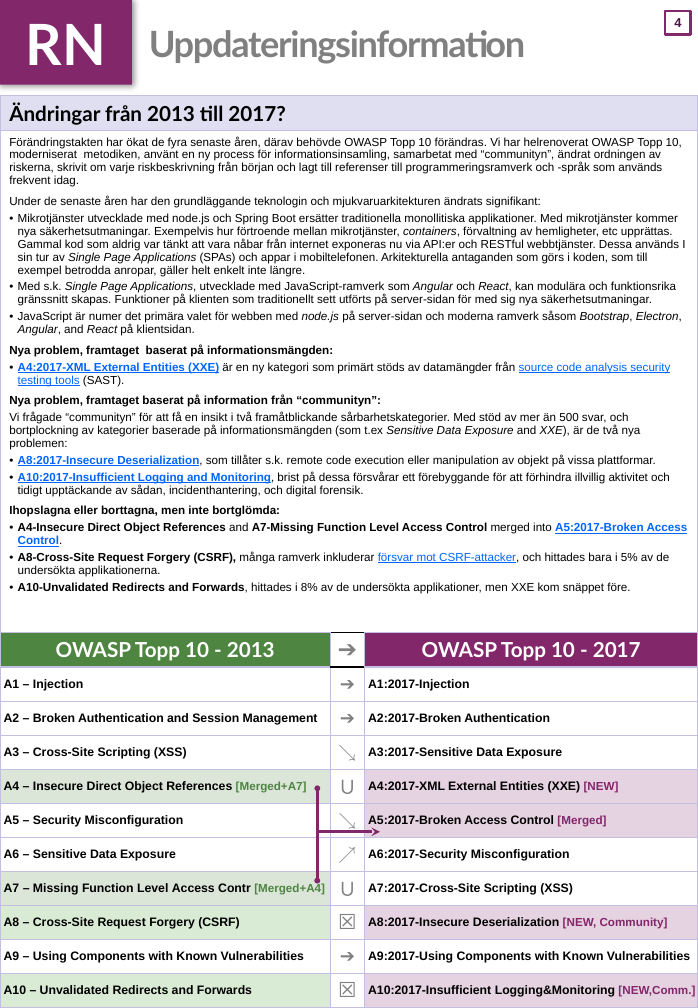
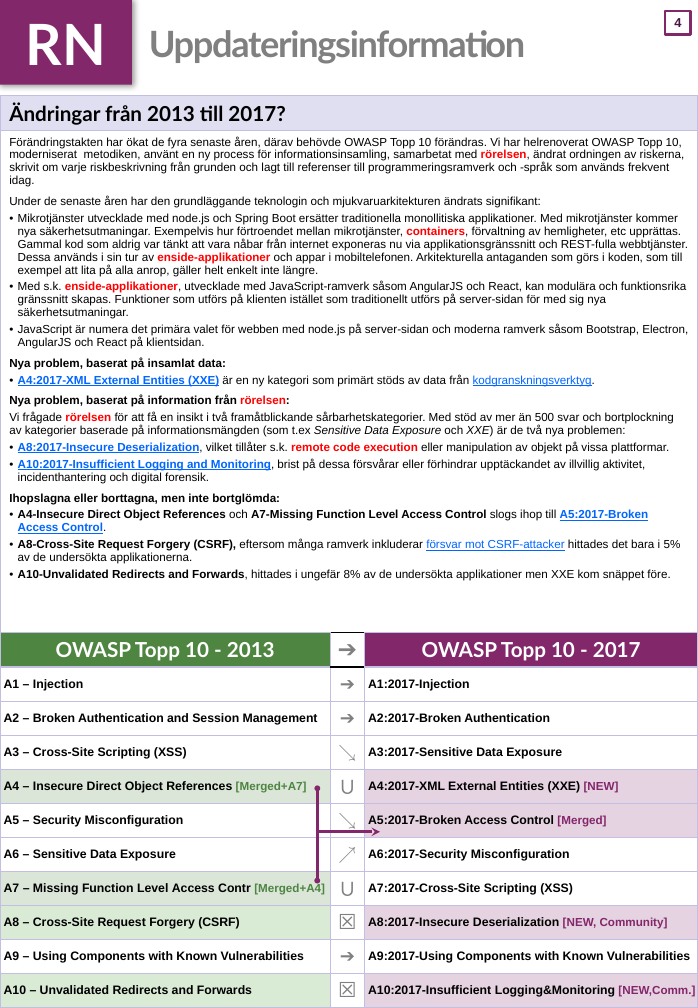
Before and after one commit to xl-sec/Top10, a slide deck: slide 5 of 2017/se/OWASP_Top10-2017_(se).pptx. Drawn at 698x1008 pixels with LibreOffice and Linux fonts; fonts in the diff are those of the drawing. Boxes give left, top, right and bottom in pixels: in the first picture for what was removed or moved away, otherwise in the second. Text is boxed around its words. In the diff, an @@ line names an element or a change of style, - is before the commit and + after.

```diff
--- a/2017/se/OWASP_Top10-2017_(se).pptx
+++ b/2017/se/OWASP_Top10-2017_(se).pptx
@@ table at <box>0,96,698,1008</box> @@
-row 2, column 1: Förändringstakten har ökat de fyra senaste åren, därav behövde OWASP Topp 10 förändras. Vi har helrenoverat OWASP Topp 10, moderniserat metodiken, använt en ny process för informationsinsamling, samarbetat med “communityn”, ändrat ordningen av riskerna, skrivit om varje riskbeskrivning från början och lagt till referenser till programmeringsramverk och -språk som används frekvent idag. / Under de senaste åren har den grundläggande teknologin och mjukvaruarkitekturen ändrats signifikant: / Mikrotjänster utvecklade med node.js och Spring Boot ersätter traditionella monollitiska applikationer. Med mikrotjänster kommer nya säkerhetsutmaningar. Exempelvis hur förtroende mellan mikrotjänster, containers, förvaltning av hemligheter, etc upprättas. Gammal kod som aldrig var tänkt att vara nåbar från internet exponeras nu via API:er och RESTful webbtjänster. Dessa används I sin tur av Single Page Applications (SPAs) och appar i mobiltelefonen. Arkitekturella antaganden som görs i koden, som till exempel betrodda anropar, gäller helt enkelt inte längre. / Med s.k. Single Page Applications, utvecklade med JavaScript-ramverk som Angular och React, kan modulära och funktionsrika gränssnitt skapas. Funktioner på klienten som traditionellt sett utförts på server-sidan för med sig nya säkerhetsutmaningar. / JavaScript är numer det primära valet för webben med node.js på server-sidan och moderna ramverk såsom Bootstrap, Electron, Angular, and React på klientsidan. / Nya problem, framtaget baserat på informationsmängden: / A4:2017-XML External Entities (XXE) är en ny kategori som primärt stöds av datamängder från source code analysis security testing tools (SAST). / Nya problem, framtaget baserat på information från “communityn”: / Vi frågade “communityn” för att få en insikt i två framåtblickande sårbarhetskategorier. Med stöd av mer än 500 svar, och bortplockning av kategorier baserade på informationsmängden (som t.ex Sensitive Data Exposure and XXE), är de två nya problemen: / A8:2017-Insecure Deserialization, som tillåter s.k. remote code execution eller manipulation av objekt på vissa plattformar. / A10:2017-Insufficient Logging and Monitoring, brist på dessa försvårar ett förebyggande för att förhindra illvillig aktivitet och tidigt upptäckande av sådan, incidenthantering, och digital forensik. / Ihopslagna eller borttagna, men inte bortglömda: / A4-Insecure Direct Object References and A7-Missing Function Level Access Control merged into A5:2017-Broken Access Control. / A8-Cross-Site Request Forgery (CSRF), många ramverk inkluderar försvar mot CSRF-attacker, och hittades bara i 5% av de undersökta applikationerna. / A10-Unvalidated Redirects and Forwards, hittades i 8% av de undersökta applikationer, men XXE kom snäppet före.
+row 2, column 1: Förändringstakten har ökat de fyra senaste åren, därav behövde OWASP Topp 10 förändras. Vi har helrenoverat OWASP Topp 10, moderniserat metodiken, använt en ny process för informationsinsamling, samarbetat med rörelsen, ändrat ordningen av riskerna, skrivit om varje riskbeskrivning från grunden och lagt till referenser till programmeringsramverk och -språk som används frekvent idag. / Under de senaste åren har den grundläggande teknologin och mjukvaruarkitekturen ändrats signifikant: / Mikrotjänster utvecklade med node.js och Spring Boot ersätter traditionella monollitiska applikationer. Med mikrotjänster kommer nya säkerhetsutmaningar. Exempelvis hur förtroendet mellan mikrotjänster, containers, förvaltning av hemligheter, etc upprättas. Gammal kod som aldrig var tänkt att vara nåbar från internet exponeras nu via applikationsgränssnitt och REST-fulla webbtjänster. Dessa används i sin tur av enside-applikationer och appar i mobiltelefonen. Arkitekturella antaganden som görs i koden, som till exempel att lita på alla anrop, gäller helt enkelt inte längre. / Med s.k. enside-applikationer, utvecklade med JavaScript-ramverk såsom AngularJS och React, kan modulära och funktionsrika gränssnitt skapas. Funktioner som utförs på klienten istället som traditionellt utförs på server-sidan för med sig nya säkerhetsutmaningar. / JavaScript är numera det primära valet för webben med node.js på server-sidan och moderna ramverk såsom Bootstrap, Electron, AngularJS och React på klientsidan. / Nya problem, baserat på insamlat data: / A4:2017-XML External Entities (XXE) är en ny kategori som primärt stöds av data från kodgranskningsverktyg. / Nya problem, baserat på information från rörelsen: / Vi frågade rörelsen för att få en insikt i två framåtblickande sårbarhetskategorier. Med stöd av mer än 500 svar och bortplockning av kategorier baserade på informationsmängden (som t.ex Sensitive Data Exposure och XXE) är de två nya problemen: / A8:2017-Insecure Deserialization, vilket tillåter s.k. remote code execution eller manipulation av objekt på vissa plattformar. / A10:2017-Insufficient Logging and Monitoring, brist på dessa försvårar eller förhindrar upptäckandet av illvillig aktivitet, incidenthantering och digital forensik. / Ihopslagna eller borttagna, men inte bortglömda: / A4-Insecure Direct Object References och A7-Missing Function Level Access Control slogs ihop till A5:2017-Broken Access Control. / A8-Cross-Site Request Forgery (CSRF), eftersom många ramverk inkluderar försvar mot CSRF-attacker hittades det bara i 5% av de undersökta applikationerna. / A10-Unvalidated Redirects and Forwards, hittades i ungefär 8% av de undersökta applikationer men XXE kom snäppet före.
```
Also in this commit, not shown: 7 other slides changed, 6 other files.
